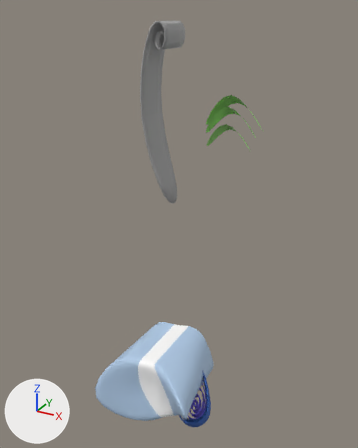
An edit to the Blender file public/models/tester-01.blend, drawn before and after from the same camera.
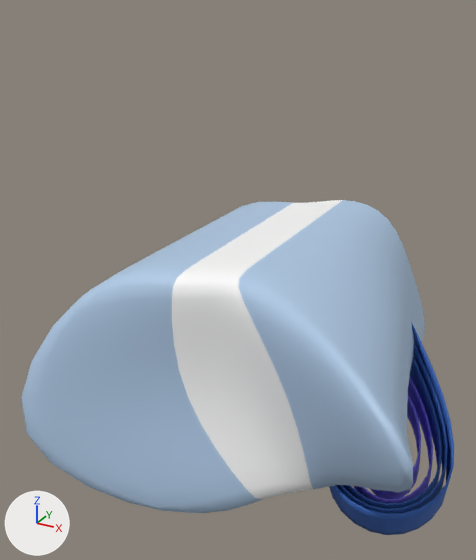
Each version appears first whole from a 50 mm lens placed at (2.5, -5.21, 4.65), pointed at (-0.29, -0.15, 2.11), and next in a close-up from a 50 mm lens placed at (0.61, -2.46, 1.15), pointed at (-0.53, -0.37, 0.11). The lights are fixed; the arrows at lower left show +X, +Y and +Z. Both versions are drawn at frame 40 of the action 'CubeAction'; the numbers are the values there.
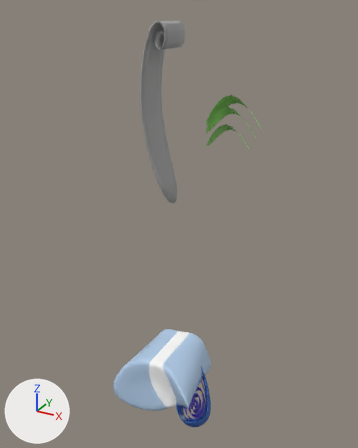
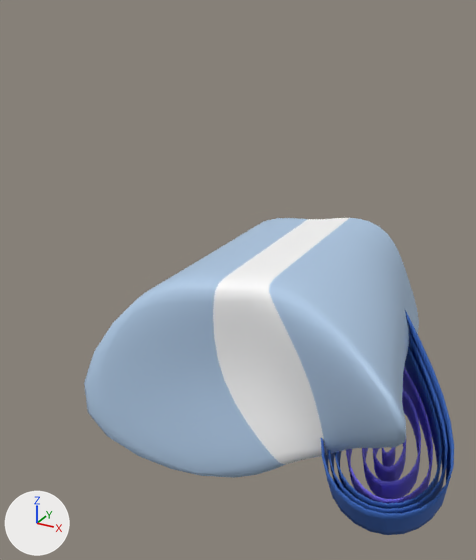
Boxes [x1, y1, x2, y2] around the edits, measured in the close-ups (476 x 560 px):
'Cube', rescaled (17% narrower, 17% shorter)
    before: [21, 200, 425, 513]
    after: [84, 218, 419, 478]

Patch to the scene script:
```diff
--- a/public/models/tester-01.blend.py
+++ b/public/models/tester-01.blend.py
@@ ob_cube @@
 ob_cube.rotation_euler = (0.0, 4.314, 0.0)  # degrees (0, 247, 0)
-ob_cube.scale = (1.7, 1.7, 1.7)
+ob_cube.scale = (1.4, 1.4, 1.4)
 _m = ob_cube.modifiers.new('Subdivision', 'SUBSURF')
```
